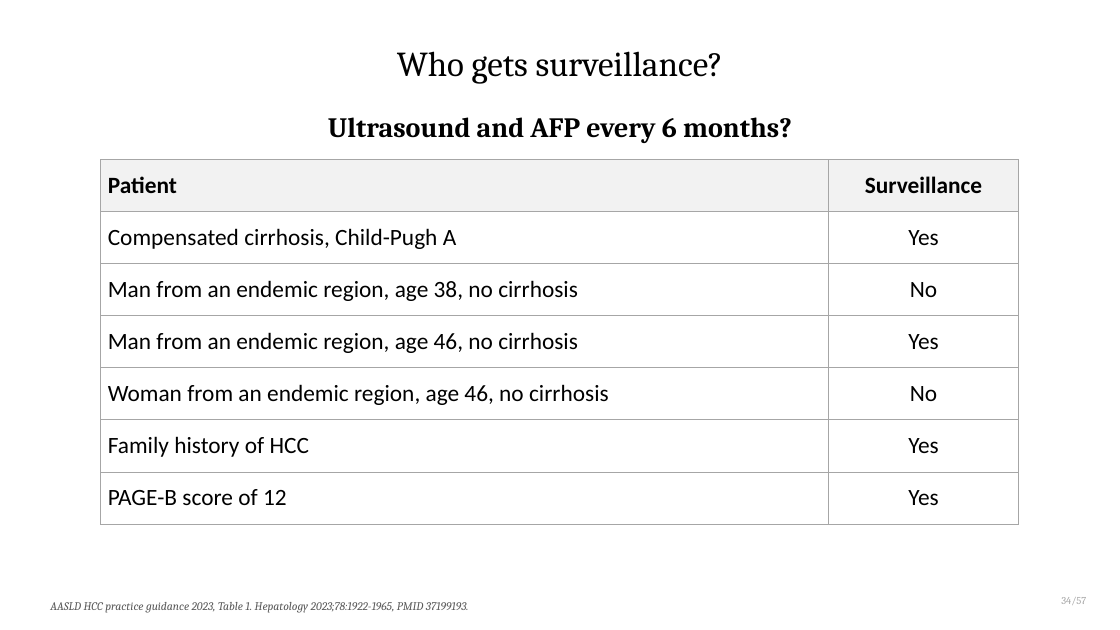
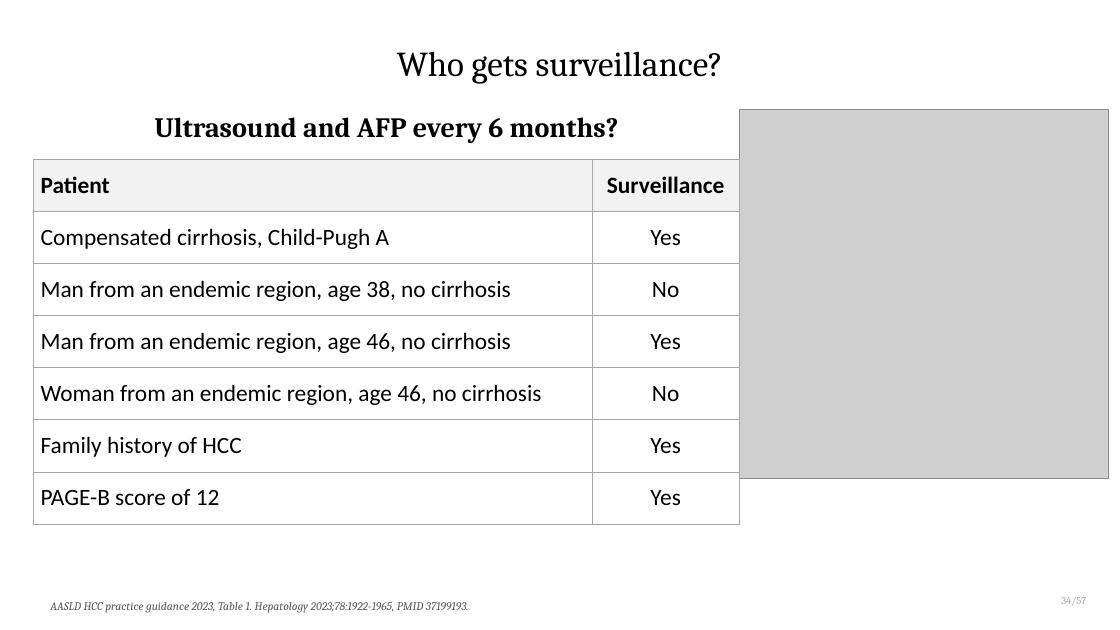
Before and after one commit to qaddodi/mohammad-almeqdadi-lectures, a slide deck: slide 52 of lectures/chronic-hepatitis-b/Chronic Hepatitis B.pptx. Drawn at 1120x630 pixels with LibreOffice and Linux fonts; fonts in the diff are those of the drawing; grey boxes stand for pictures. Boxes give left, top, right and bottom in pixels: in the first picture for what was removed or moved away, otherwise in the second. Text is boxed around its words. In the diff, an @@ line names an element or a change of style, - is before the commit and + after.

```diff
--- a/lectures/chronic-hepatitis-b/Chronic Hepatitis B.pptx
+++ b/lectures/chronic-hepatitis-b/Chronic Hepatitis B.pptx
@@ text "Ultrasound and AFP every 6 ..." moved from (x1=328, y1=117, x2=792, y2=143) to (x1=154, y1=117, x2=619, y2=143) @@
@@ picture added at (x1=739, y1=109, x2=1109, y2=479) @@
@@ table resized from (x1=101, y1=160, x2=1019, y2=509) to (x1=34, y1=160, x2=739, y2=509) @@
```
Also in this commit, not shown: 12 other slides changed, 12 other files.
